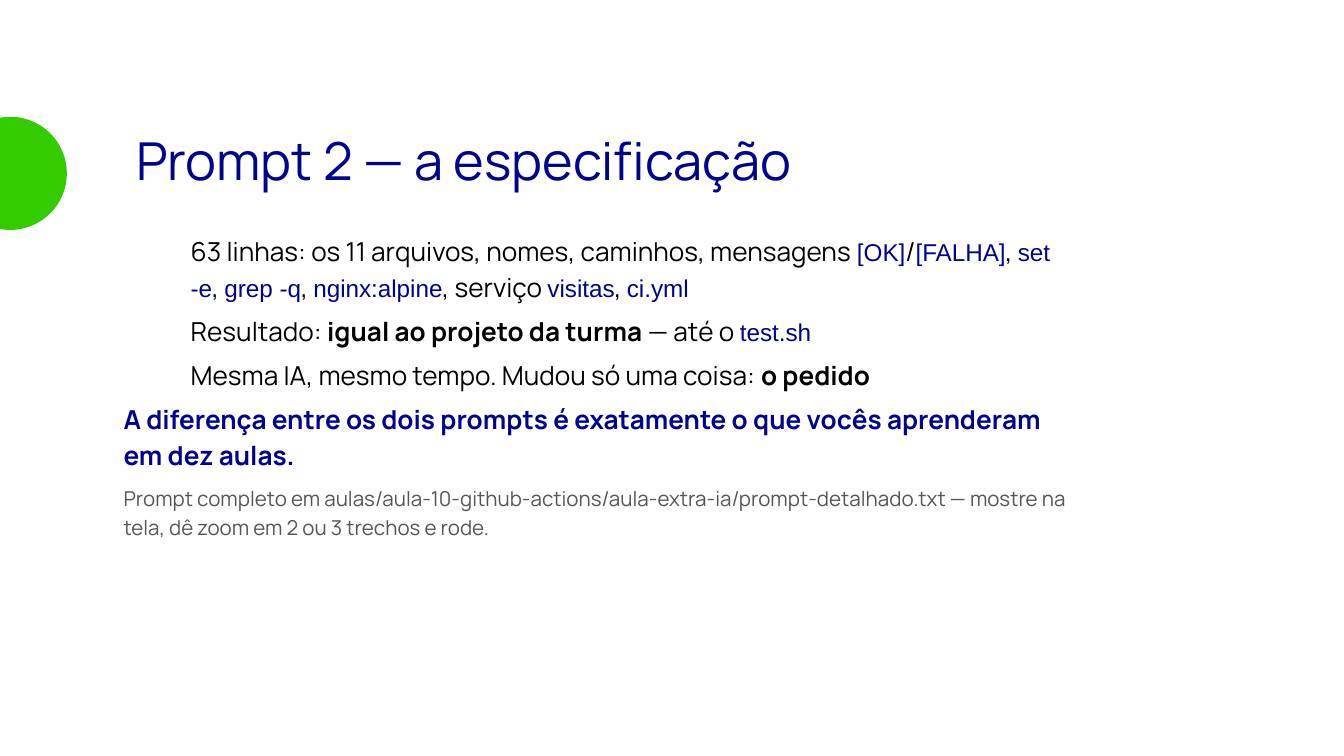
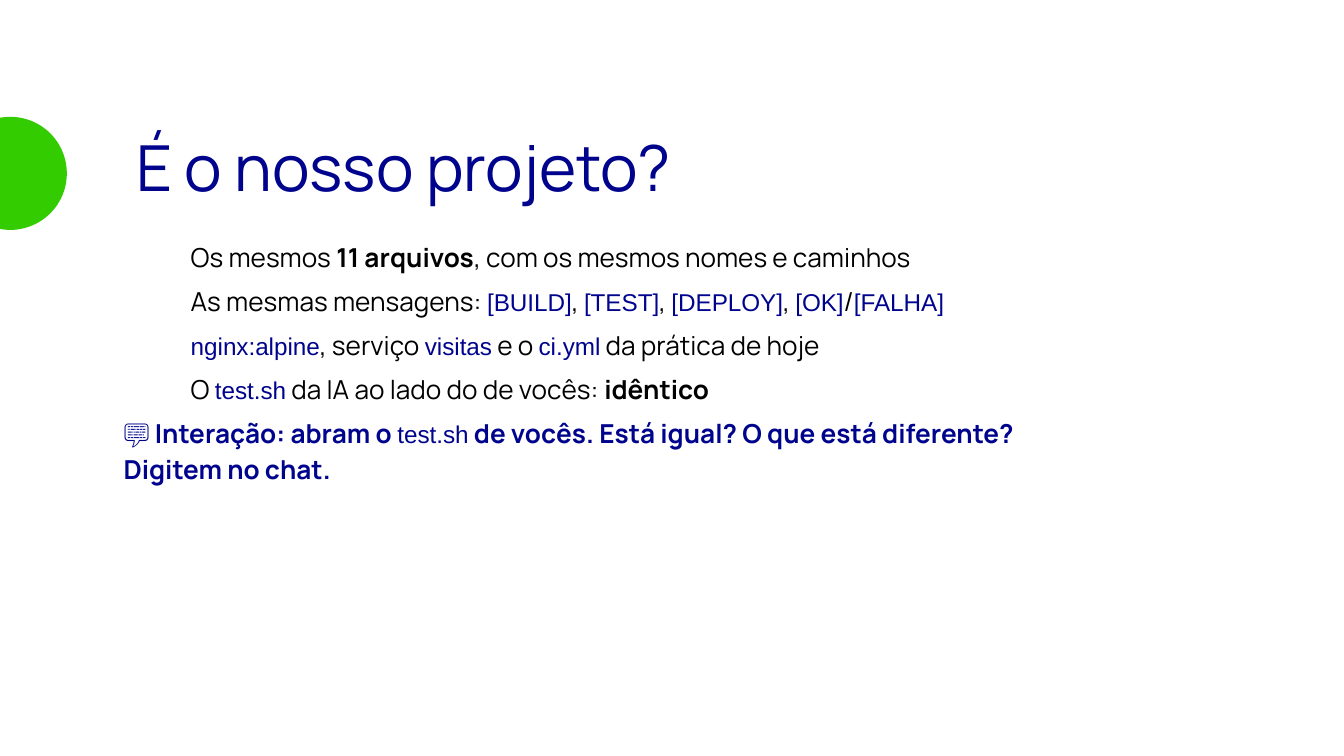
Before and after one commit to viniciusnavarro/bootcamp-devops-2026, a slide deck: slide 5 of aulas/aula-10-github-actions/aula-extra-ia/slides/aula-extra.odp. Drawn at 1344x756 pixels with LibreOffice and Linux fonts; fonts in the diff are those of the drawing; background and template pictures are left out. Boxes give left, top, right and bottom in pixels: in the first picture for what was removed or moved away, otherwise in the second. Text is boxed around its words. In the diff, an @@ line names an element or a change of style, - is before the commit and + after.

```diff
--- a/aulas/aula-10-github-actions/aula-extra-ia/slides/aula-extra.odp
+++ b/aulas/aula-10-github-actions/aula-extra-ia/slides/aula-extra.odp
@@ text at (136, 132, 671, 207): text changed; size 28 to 34 pt @@
-Prompt 2 — a especificação
+É o nosso projeto?
@@ text at (124, 247, 1013, 486): text changed; text colour #000000 to #00048D @@
-● 63 linhas: os 11 arquivos, nomes, caminhos, mensagens [OK]/[FALHA], set -e, grep -q, nginx:alpine, serviço visitas, ci.yml
-● Resultado: igual ao projeto da turma — até o test.sh
-● Mesma IA, mesmo tempo. Mudou só uma coisa: o pedido
-A diferença entre os dois prompts é exatamente o que vocês aprenderam em dez aulas.
+● Os mesmos 11 arquivos, com os mesmos nomes e caminhos
+● As mesmas mensagens: [BUILD], [TEST], [DEPLOY], [OK]/[FALHA]
+● nginx:alpine, serviço visitas e o ci.yml da prática de hoje
+● O test.sh da IA ao lado do de vocês: idêntico
+💬 Interação: abram o test.sh de vocês. Está igual? O que está diferente? Digitem no chat.
@@ text removed at (124, 491, 1066, 537) @@
-Prompt completo em aulas/aula-10-github-actions/aula-extra-ia/prompt-detalhado.txt — mostre na tela, dê zoom em 2 ou 3 trechos e rode.
```
Also in this commit, not shown: 1 other slide changed, 2 slides added, 2 slides removed, 9 other files.
